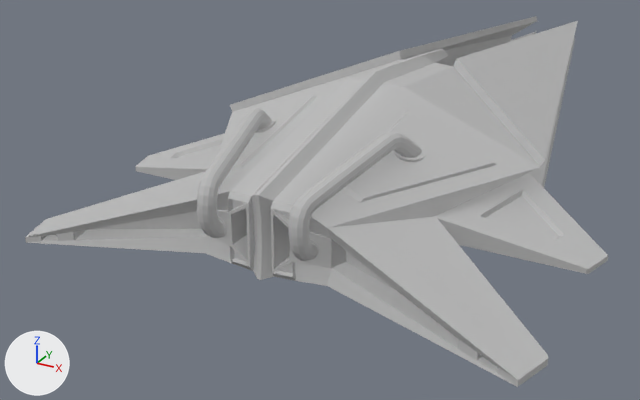
The FBX model GameContent/Models/Ships/Omicron.fbx as it was, and as the next commit left it.
Rendered twice from a 50 mm camera at (0.0438, -0.1193, 0.043) aimed at (-0.014, -0.0143, -0.0095). Arrows for +X, +Y and +Z are at lower left; the lights stay in place. Where no turn or scale is listed for an object, it has been applied to the vertices.

In view in the first picture: 'Omicron_Low'.
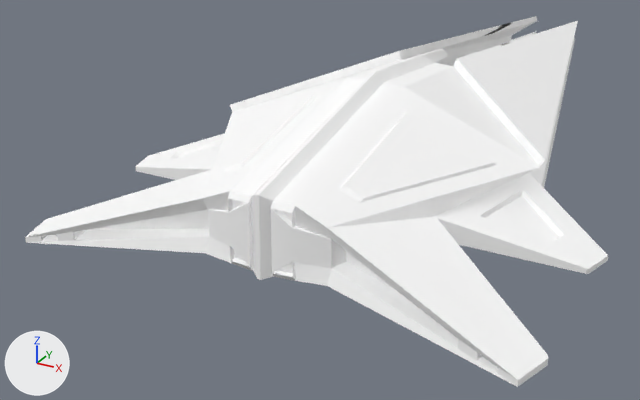
Where the newer file only moved an object's origin or applied its transform, the numbers keep the older frame.

The change, as a diff of the scene's bpy script:
```diff
--- a/GameContent/Models/Ships/Omicron.fbx.py
+++ b/GameContent/Models/Ships/Omicron.fbx.py
@@ img_omicrontexture_png @@
+img_omicrontexture_png = load_image('omicronTexture.png', '../../Textures/omicronTexture.png', 256, 256, 'sRGB')
@@ mat_blinn3 @@
+mat_blinn3 = principled_material('blinn3')
+mat_blinn3.texture = img_omicrontexture_png
+mat_blinn3.roughness = 0.888
@@ me_mesh @@
 # used by ob_omicron_low; location = (0.0, 0.0007, 0.0052)
-me_mesh.from_pydata(...)  # 864 vertices, 918 faces; spans x -0.0303..0.0303, y -0.0574..0.0574, z -0.0095..0.0095
+me_mesh.from_pydata(...)  # 192 vertices, 200 faces; spans x -0.0303..0.0303, y -0.0574..0.0574, z -0.0095..0.0095
+# me_mesh part 1: 6 loose pieces with 648 vertices, spanning x -0.0106..0.0106, y -0.0552..-0.0347, z -0.0029..0.0073, are deleted
+# me_mesh part 2
+# 24 vertices are removed from x -0.0034..0.0034, y -0.0529..-0.0403, z -0.0045..0.0016
+# 29 faces are deleted
+# 7 new faces join them
+# me_mesh part 3: 193 faces spanning x -0.0303..0.0303, y -0.0574..0.0574, z -0.0095..0.0095 switch from mat_blinn1 (grey #bcbcbc) to mat_blinn3 (picture img_omicrontexture_png)
```

Changed parts and their boxes (x1, y1, x2, y2) in the pictures (640 x 400 px):
part 1 of me_mesh, deleted: before (197, 108, 426, 261)
part 2 of me_mesh, cut back: (228, 195, 293, 280) in both
part 3 of me_mesh, recoloured (grey to white): (25, 16, 608, 387) in both
